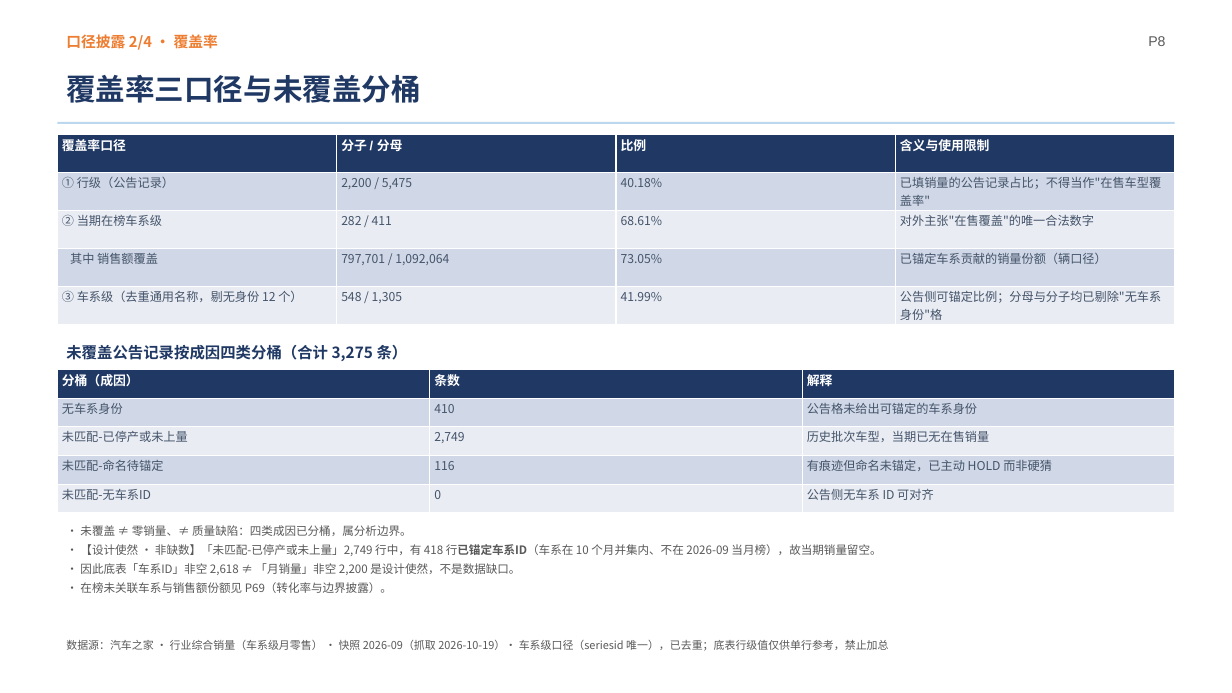
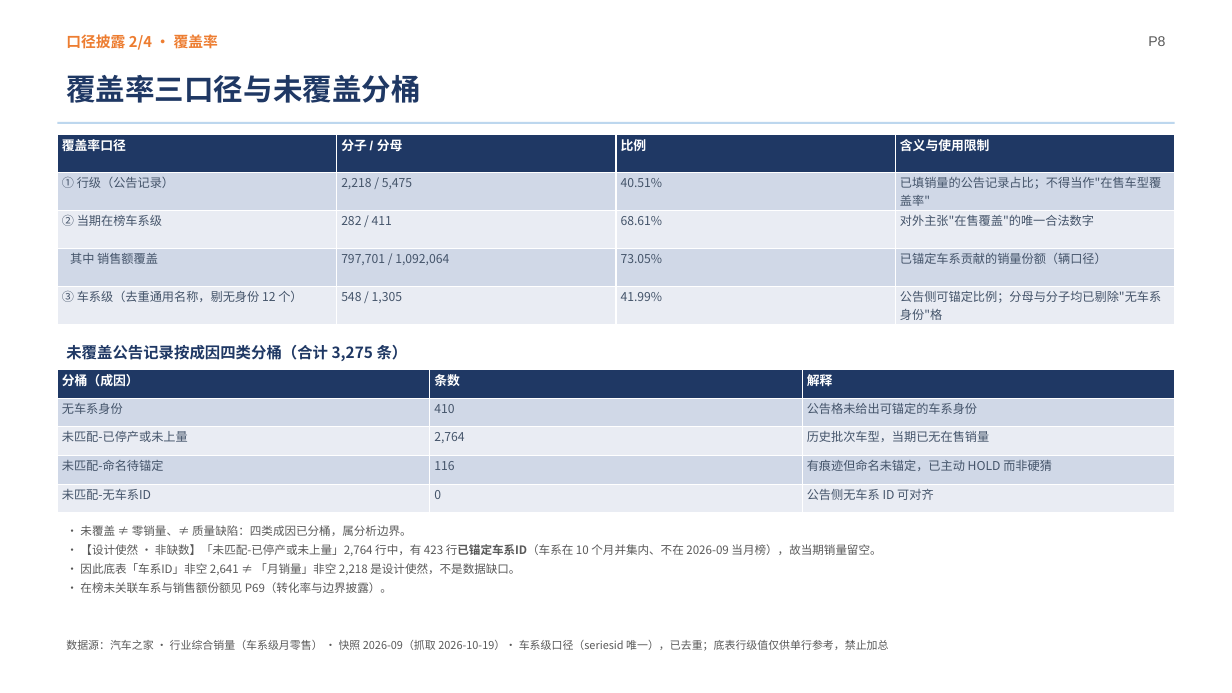
Before and after one commit to coolcat0125/TA-Analysis, a slide deck: slide 8 of 06_自动化与工具/管线工作区/NEV公告车型行业分析_演示文稿.pptx. Drawn at 1232x693 pixels with LibreOffice and Linux fonts; fonts in the diff are those of the drawing. Boxes give left, top, right and bottom in pixels: in the first picture for what was removed or moved away, otherwise in the second. Text is boxed around its words. In the diff, an @@ line names an element or a change of style, - is before the commit and + after.

Commit message:
feat(data): v4.9.43 附件补转清零 + 54 格证据补缺 + 报告/演示稿数值全链刷新
- 附件：355/365/393/399 按页面重枚举，15 份全部转文本（14 OLE + 1 同件 PDF）；
  4.9.42「9 份失败」中 4 份查明为幽灵文件名（manifest 无该名）。
- 403 大件为 WPS 专有格式（WpsCustomData 流），LibreOffice >2530s CPU 无产出，
  HTML 通道亦失败 → 显式缺口，数值由同批 403_doc3 覆盖。
- 补缺 54 格（整备 52 / 容量 1 / 续航 1），整备/车长 ∈[0.18,0.65] 守卫剔除 7 格；
  缺失值补缺台账 1074→1128 行，变更记录 →68059 行。
- 级联：changed_cells 0（锚定未变），meta 同步 sha；54 表/两版看板/移动版重生成，
  发布 8 件（发布清单逐件 sha256）。
- 报告修 5 类陈旧值（技术画像 17 格 + 价格带 9 格 + 口径 4 格 + 正文 2 段 +
  计数 2200→2218 / 2618→2641 / 2749→2764 / 418→423）；演示稿文本与图表缓存同法对齐。
- 门禁：audit_data --strict PASS；verify_consistency 5475 / CRITICAL 0 / WARN 213 / PASS。
- .gitignore 增补 raw/*.pdf（与 raw/*.doc 同政策：体积大、可由 manifest URL 复抓）。

```diff
--- a/06_自动化与工具/管线工作区/NEV公告车型行业分析_演示文稿.pptx
+++ b/06_自动化与工具/管线工作区/NEV公告车型行业分析_演示文稿.pptx
@@ table at (x1=57, y1=135, x2=1174, y2=324) @@
-row 2, column 2: 2,200 / 5,475
+row 2, column 2: 2,218 / 5,475
-row 2, column 3: 40.18%
+row 2, column 3: 40.51%
@@ table at (x1=57, y1=370, x2=1175, y2=513) @@
-row 3, column 2: 2,749
+row 3, column 2: 2,764
@@ text at (x1=80, y1=544, x2=881, y2=575): text changed @@
-• 【设计使然 · 非缺数】「未匹配-已停产或未上量」2,749 行中，有 418 行已锚定车系ID（车系在 10 个月并集内、不在 2026-09 当月榜），故当期销量留空。
-• 因此底表「车系ID」非空 2,618 ≠ 「月销量」非空 2,200 是设计使然，不是数据缺口。
+• 【设计使然 · 非缺数】「未匹配-已停产或未上量」2,764 行中，有 423 行已锚定车系ID（车系在 10 个月并集内、不在 2026-09 当月榜），故当期销量留空。
+• 因此底表「车系ID」非空 2,641 ≠ 「月销量」非空 2,218 是设计使然，不是数据缺口。
```
Also in this commit, not shown: 4 other slides changed, 31 other files.
